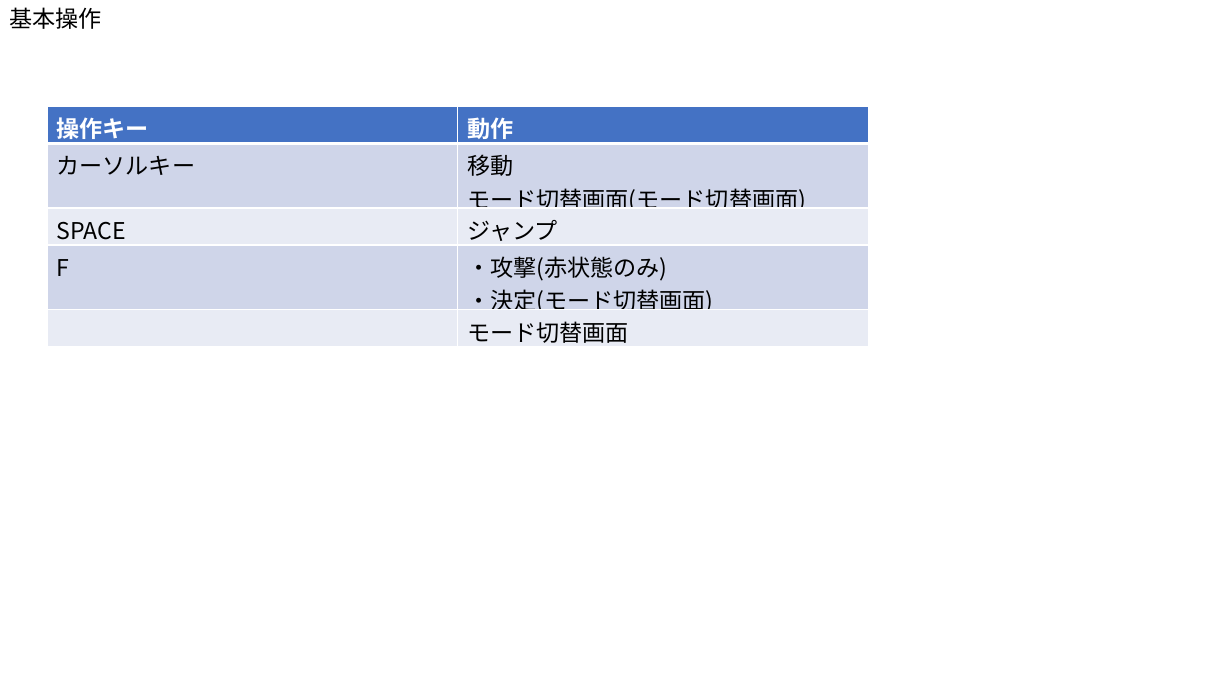
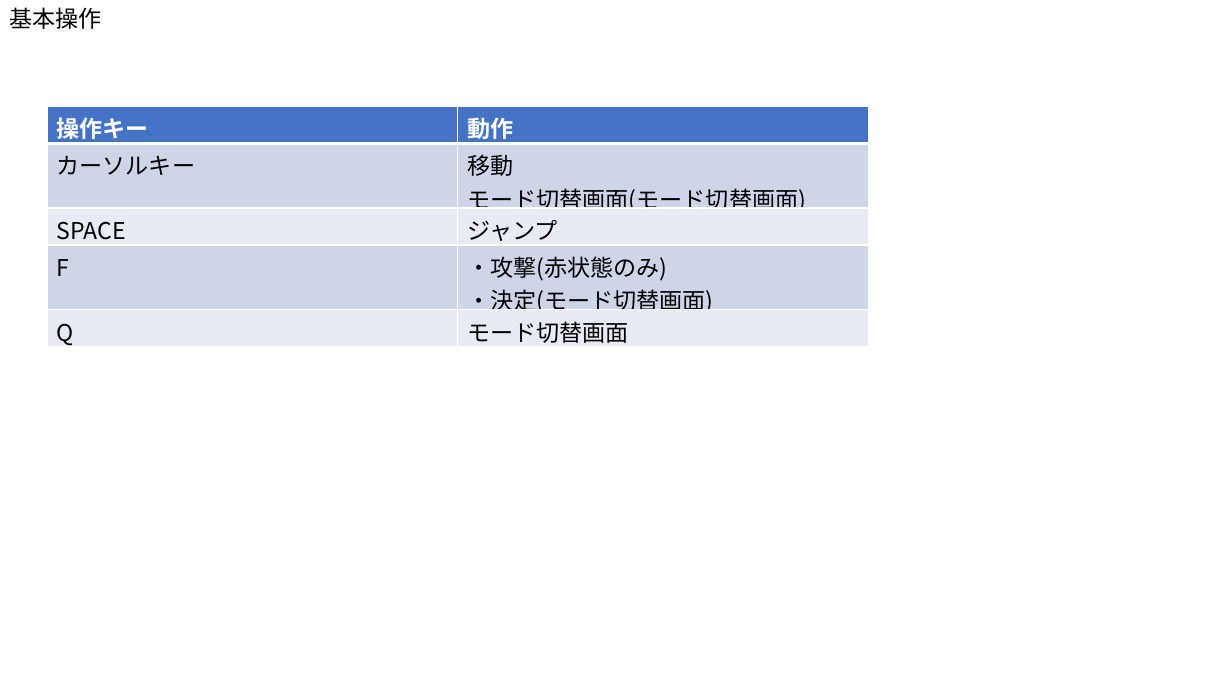
Before and after one commit to Akiyoshi-2/GameProbuctionPractice1, a slide deck: slide 2 of 仕様書/ゲームルール.pptx. Drawn at 1232x693 pixels with LibreOffice and Linux fonts; fonts in the diff are those of the drawing. Boxes give left, top, right and bottom in pixels: in the first picture for what was removed or moved away, otherwise in the second. Text is boxed around its words. In the diff, an @@ line names an element or a change of style, - is before the commit and + after.

```diff
--- a/仕様書/ゲームルール.pptx
+++ b/仕様書/ゲームルール.pptx
@@ table at box(47, 106, 868, 350) @@
-row 5, column 1: 
+row 5, column 1: Q
```
